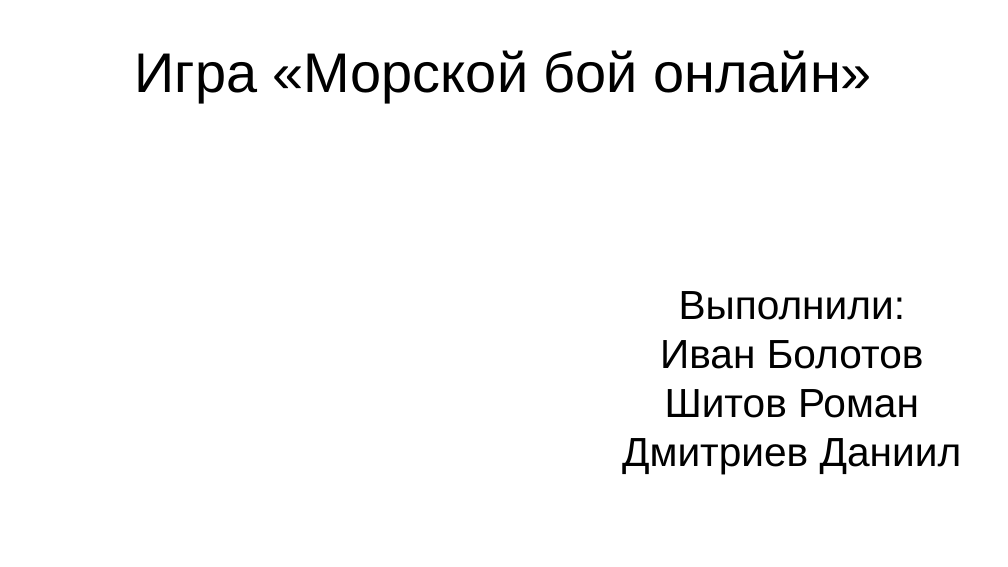
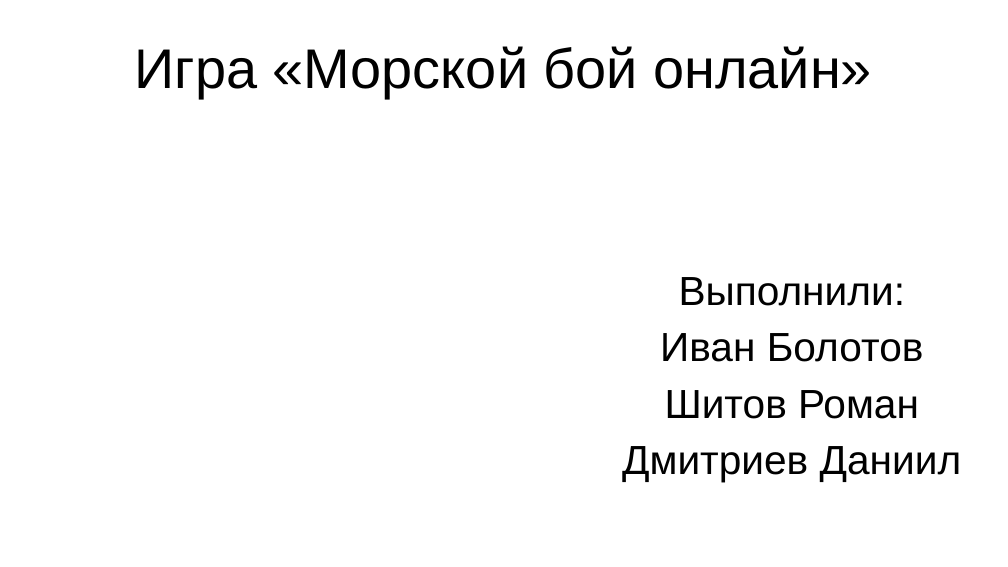
Before and after one commit to Ivan-Bolotov/PygameProject, a slide deck: slide 1 of Презентация.pptx. Drawn at 1008x567 pixels with LibreOffice and Linux fonts; fonts in the diff are those of the drawing. Boxes give left, top, right and bottom in pixels: in the first picture for what was removed or moved away, otherwise in the second. Text is boxed around its words. In the diff, an @@ line names an element or a change of style, - is before the commit and + after.

```diff
--- a/Презентация.pptx
+++ b/Презентация.pptx
@@ title "Игра «Морской бой онлайн»" at (135,46,872,97): line spacing 1 to 0.9 @@
@@ subtitle "Выполнили:" at (622,277,962,482): indent changed; line spacing 1 to 0.9; more space between paragraphs @@
```
Also in this commit, not shown: 7 slides added, 1 other file.
